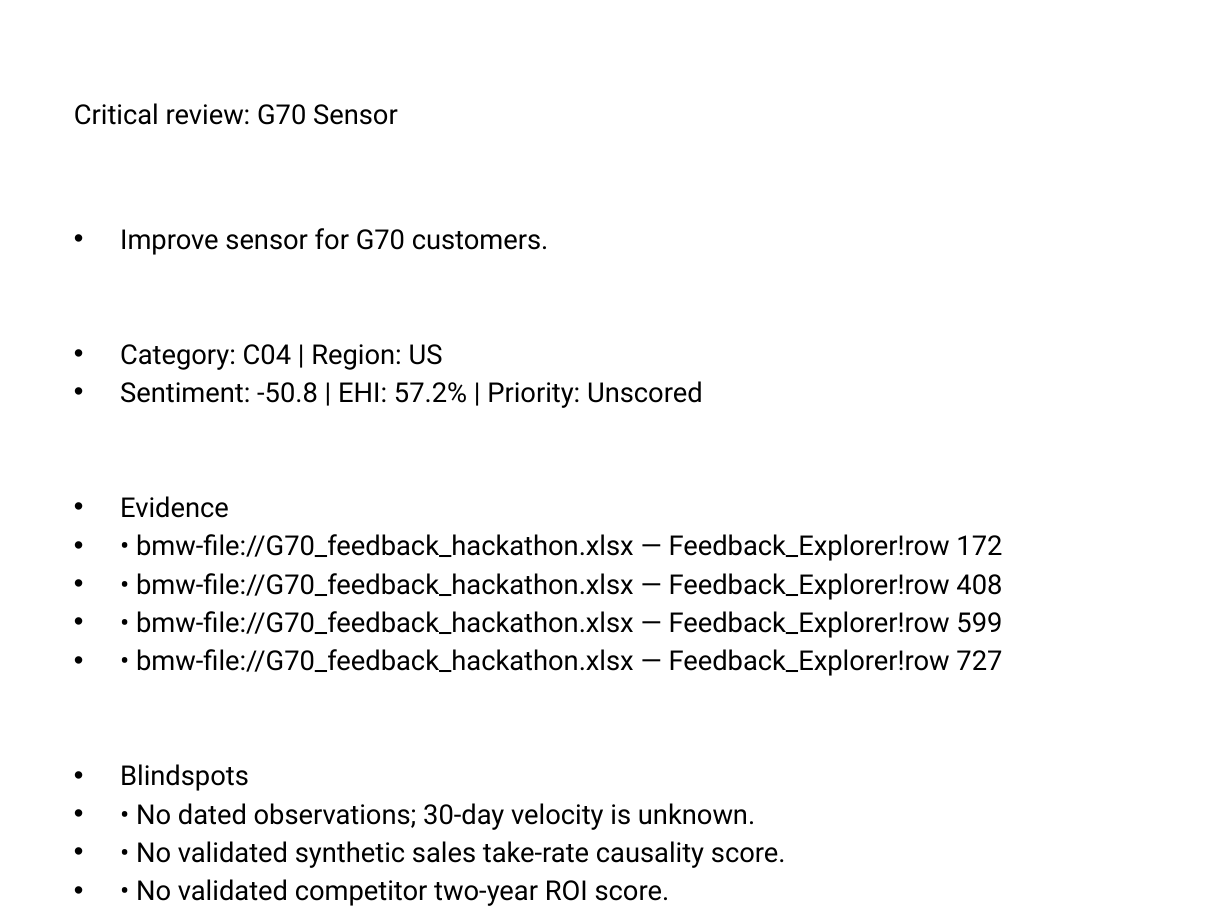
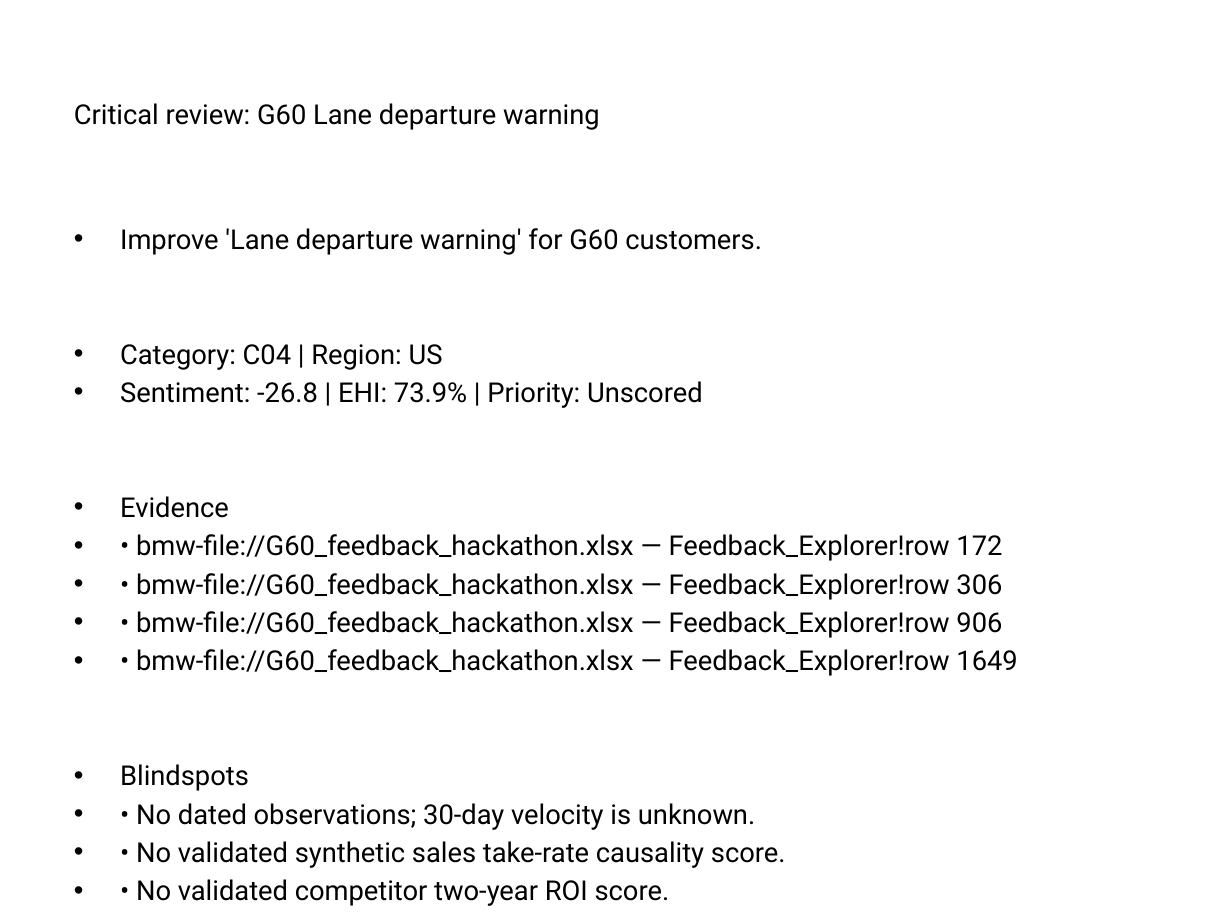
Before and after one commit to Eskender-Assefa/EHL-Hackathon, a slide deck: slide 7 of automotive_data_pipeline/output/published/BMW_board_deck.pptx. Drawn at 1232x924 pixels with LibreOffice and Linux fonts; fonts in the diff are those of the drawing. Boxes give left, top, right and bottom in pixels: in the first picture for what was removed or moved away, otherwise in the second. Text is boxed around its words. In the diff, an @@ line names an element or a change of style, - is before the commit and + after.

Commit message:
chore(output): regenerate published results with label-based classification
188 requirement candidates (11 Critical review, 177 Unscored). The audit
log is a fresh 188-event chain; the previous chain remains in history.

```diff
--- a/automotive_data_pipeline/output/published/BMW_board_deck.pptx
+++ b/automotive_data_pipeline/output/published/BMW_board_deck.pptx
@@ title at (74, 103, 600, 130): text changed @@
-Critical review: G70 Sensor
+Critical review: G60 Lane departure warning
@@ text at (120, 228, 762, 255): text changed @@
-• Improve sensor for G70 customers.
+• Improve 'Lane departure warning' for G60 customers.
@@ text at (120, 381, 703, 408): text changed @@
-• Sentiment: -50.8 | EHI: 57.2% | Priority: Unscored
+• Sentiment: -26.8 | EHI: 73.9% | Priority: Unscored
@@ text at (136, 534, 1017, 676): text changed @@
-• • bmw-file://G70_feedback_hackathon.xlsx — Feedback_Explorer!row 172
-• • bmw-file://G70_feedback_hackathon.xlsx — Feedback_Explorer!row 408
-• • bmw-file://G70_feedback_hackathon.xlsx — Feedback_Explorer!row 599
-• • bmw-file://G70_feedback_hackathon.xlsx — Feedback_Explorer!row 727
+• • bmw-file://G60_feedback_hackathon.xlsx — Feedback_Explorer!row 172
+• • bmw-file://G60_feedback_hackathon.xlsx — Feedback_Explorer!row 306
+• • bmw-file://G60_feedback_hackathon.xlsx — Feedback_Explorer!row 906
+• • bmw-file://G60_feedback_hackathon.xlsx — Feedback_Explorer!row 1649
```
Also in this commit, not shown: 20 other slides changed, 6 other files.
